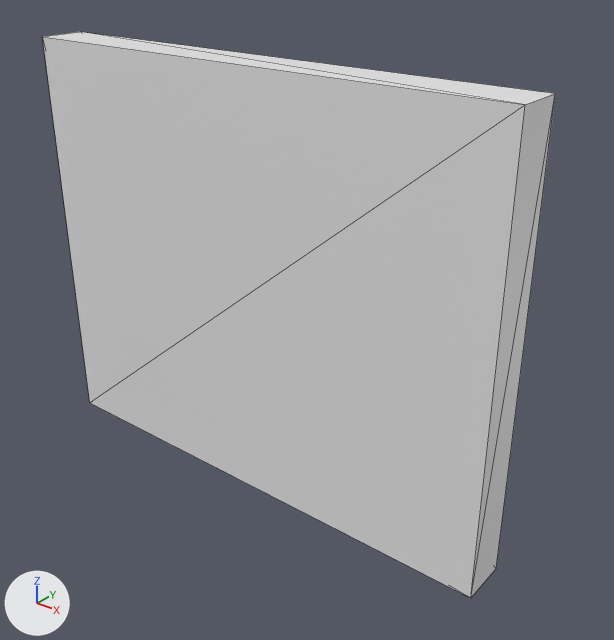
An edit to the OBJ model Assets/Resources/Meshes/PartsN/06.obj, drawn before and after from the same camera.
One viewpoint serves both versions: a 50 mm lens placed at (3.18, -3.5, 2.09), pointed at (0.28, 0.12, -0.16). The axes (+X, +Y, +Z) are drawn at lower left. The lights are the same throughout. Mesh edges are drawn as thin lines. Where no turn or scale is listed for an object, it has been applied to the vertices.

Before the edit, the objects in view are built like this:
```python
me_object_1 = bpy.data.meshes.new('object_1')
me_object_1.from_pydata(...)  # a box spanning x -1.65..1.65, y -0.15..0.15, z -1.35..1.35
ob_object_1 = bpy.data.objects.new('object_1', me_object_1)
ob_object_1.location = (0.0, 0.0, 0.0)
```
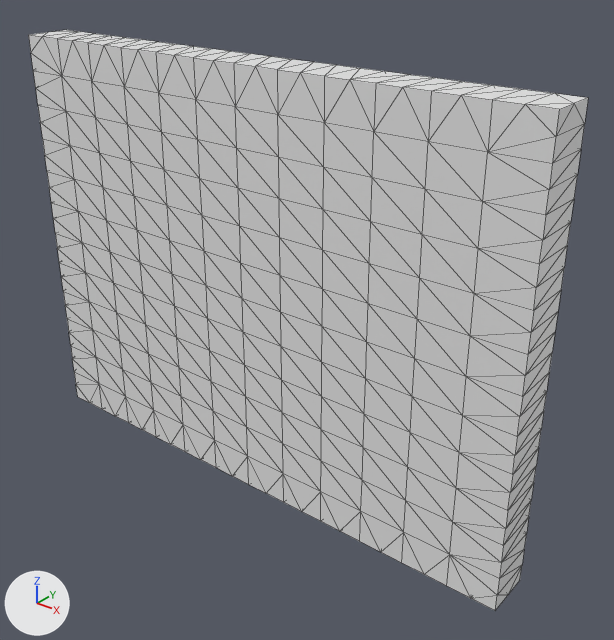
Pixel boxes (x1, y1, x2, y2) of what changed, in the pictures (614 x 640 px):
'object_1', reshaped (9% wider): before (43, 32, 555, 598); after (28, 30, 588, 610)
part 1 of me_object_1, added: after (28, 30, 588, 610)

What the commit changed:
me_object_1 is used by ob_object_1; location (0.0, 0.0, 0.0).
me_object_1 had 8 vertices, 12 faces and spanned x -1.65..1.65, y -0.15..0.15, z -1.35..1.35.
me_object_1 now has 438 vertices, 872 faces and spans x -1.8..1.8, y -0.15..0.15, z -1.35..1.35.
me_object_1 part 1: 430 vertices added at x -1.8..1.8, y -0.15..0.15, z -1.35..1.35.
